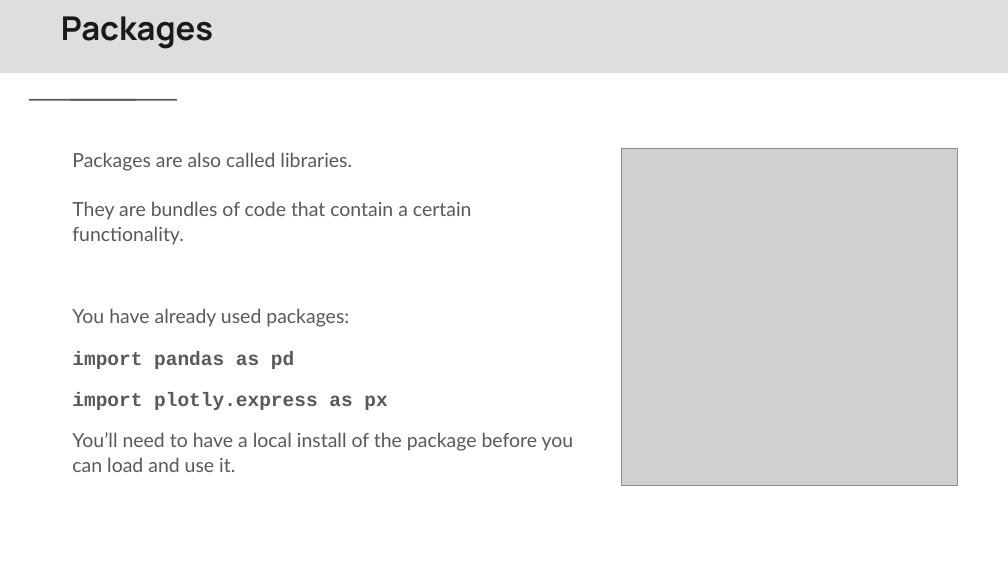
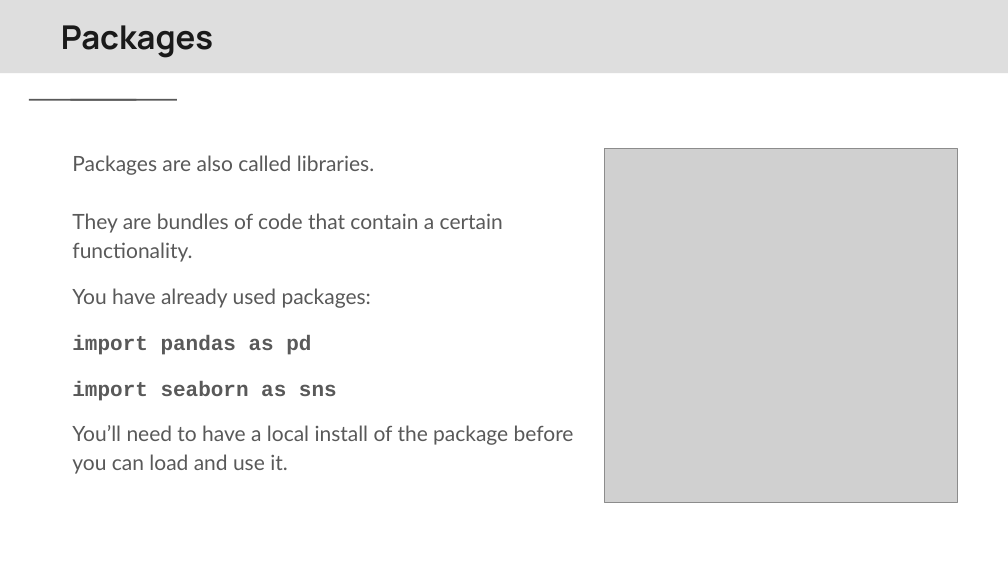
Before and after one commit to Center-for-Health-Data-Science/PythonTsunami, a slide deck: slide 13 of slides/Python Tsunami Local Installations vs code.pptx (slide 10 before the commit). Drawn at 1008x567 pixels with LibreOffice and Linux fonts; fonts in the diff are those of the drawing; grey boxes stand for pictures; background and template pictures are left out. Boxes give left, top, right and bottom in pixels: in the first picture for what was removed or moved away, otherwise in the second. Text is boxed around its words. In the diff, an @@ line names an element or a change of style, - is before the commit and + after.

Commit message:
installation slides update

```diff
--- a/slides/Python Tsunami Local Installations vs code.pptx
+++ b/slides/Python Tsunami Local Installations vs code.pptx
@@ title "Packages": place and size @@
-title "Packages" at <box>61,16,213,49</box>
+title "Packages" at <box>61,25,213,58</box>
@@ picture: place and size @@
-picture at <box>621,148,957,486</box>
+picture at <box>605,148,958,503</box>
@@ text at <box>72,155,574,474</box>: size 13.9 to 15 pt; line spacing 1.05 to 1.15 @@
@@ text at <box>72,381,337,401</box>: text changed; size 13.9 to 15 pt @@
-import plotly.express as px
+import seaborn as sns
```
Also in this commit, not shown: 8 other slides changed, 4 slides added, 1 other file.
